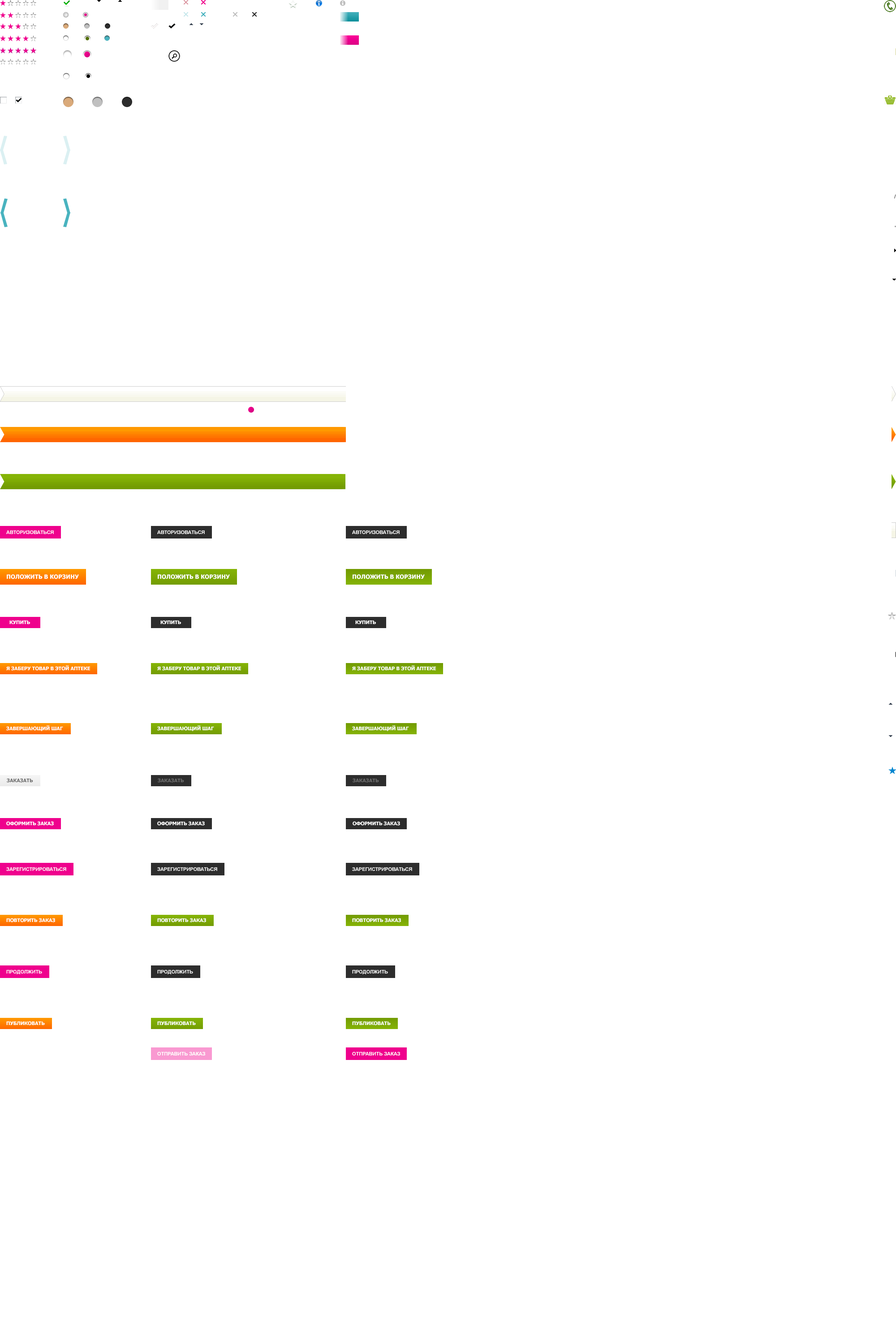
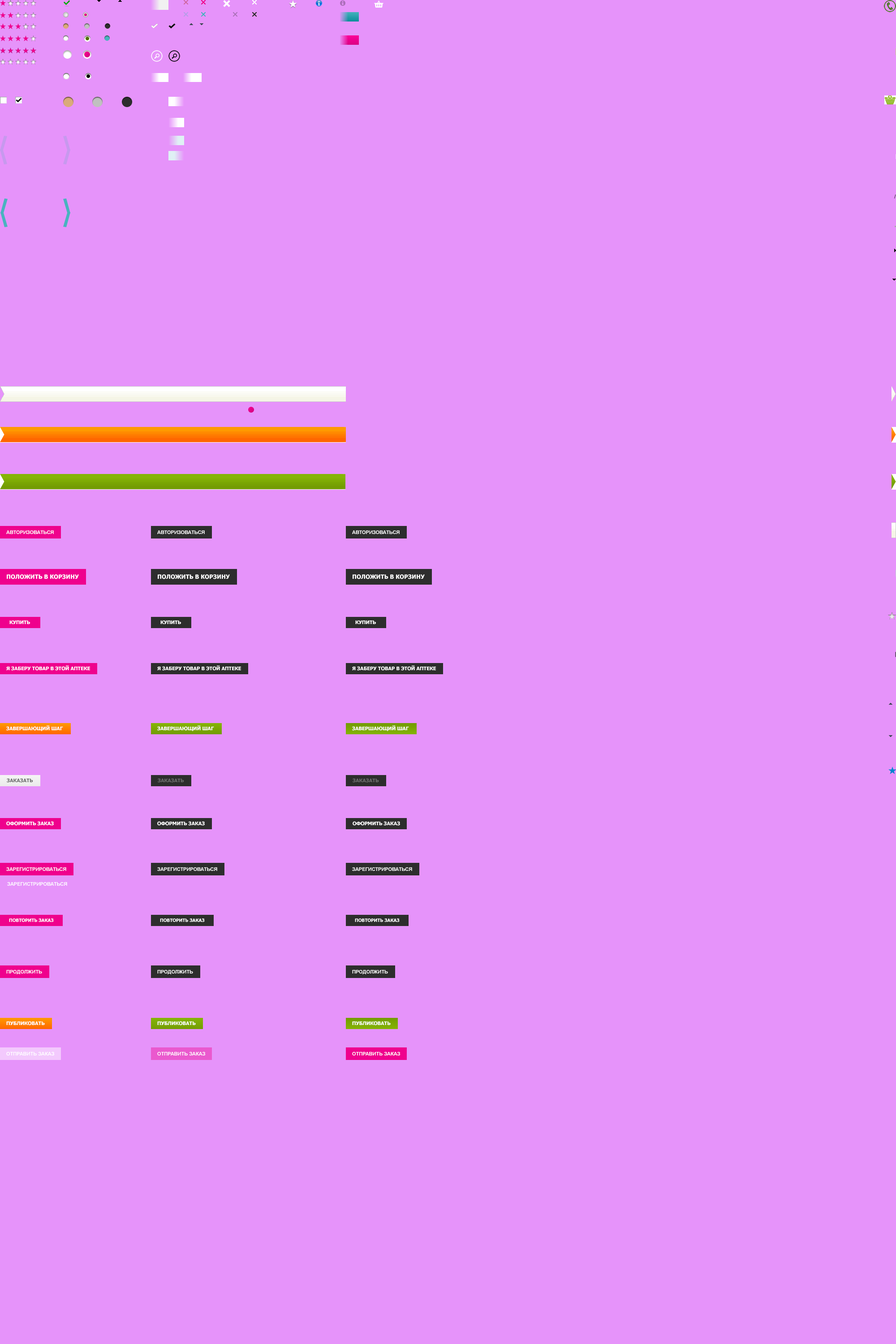
Layer changes from the first 896 × 1344 image to the second:
added layer "Text copy 18" (1st of 2) above "Text copy 18" over [352, 665, 436, 671]
added layer "Text copy 18" (2nd of 2) above "Text copy 17" over [345, 662, 443, 675]
added layer "Text copy 17" (1st of 2) above "Text copy 17" over [157, 665, 241, 671]
added layer "Text copy 17" (2nd of 2) above "Text copy 16" over [150, 662, 249, 675]
added layer "Text copy 16" above "Bitmap" over [6, 665, 91, 671]
added layer "Text copy 22" (1st of 2) above "Text copy 22" over [354, 918, 400, 922]
added layer "Text copy 22" (2nd of 2) above "Text copy 21" over [345, 914, 409, 926]
added layer "Text copy 21" (1st of 2) above "Text copy 21" over [159, 918, 205, 922]
added layer "Text copy 21" (2nd of 2) above "Text copy 20" over [150, 914, 214, 926]
added layer "Text copy 20" above "Text copy 19" over [8, 918, 54, 922]
added layer "Text copy 19" above "Text" over [7, 881, 68, 886]
added layer "Text copy 15" (1st of 2) above "Text copy 15" over [352, 574, 425, 580]
added layer "Text copy 15" (2nd of 2) above "Text copy 14" over [345, 568, 432, 585]
added layer "Text copy 14" (1st of 2) above "Text copy 14" over [157, 574, 230, 580]
added layer "Text copy 14" (2nd of 2) above "Text copy 13" over [150, 568, 237, 585]
added layer "Text copy 13" above "Text" over [6, 574, 79, 580]
added layer "Rectangle copy 15" above "Rectangle copy 14" over [168, 150, 185, 161]
added layer "Rectangle copy 14" above "Rectangle" over [168, 135, 185, 146]
showed "Фон" over [0, 0, 896, 1344]
